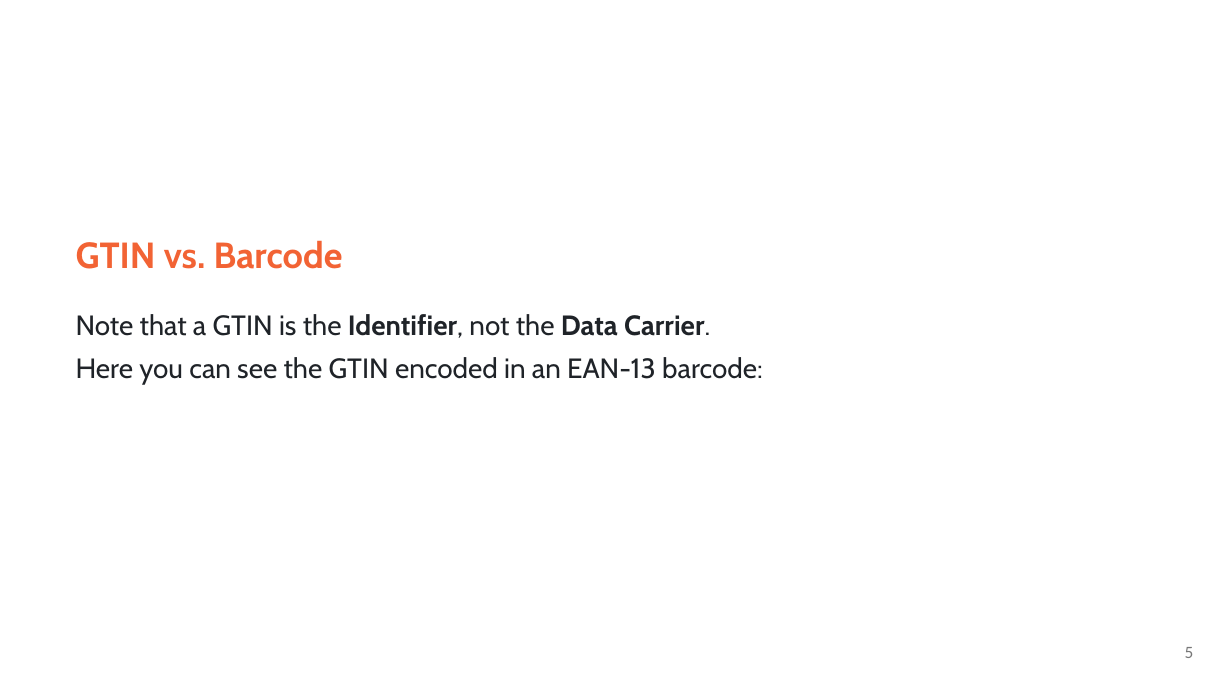
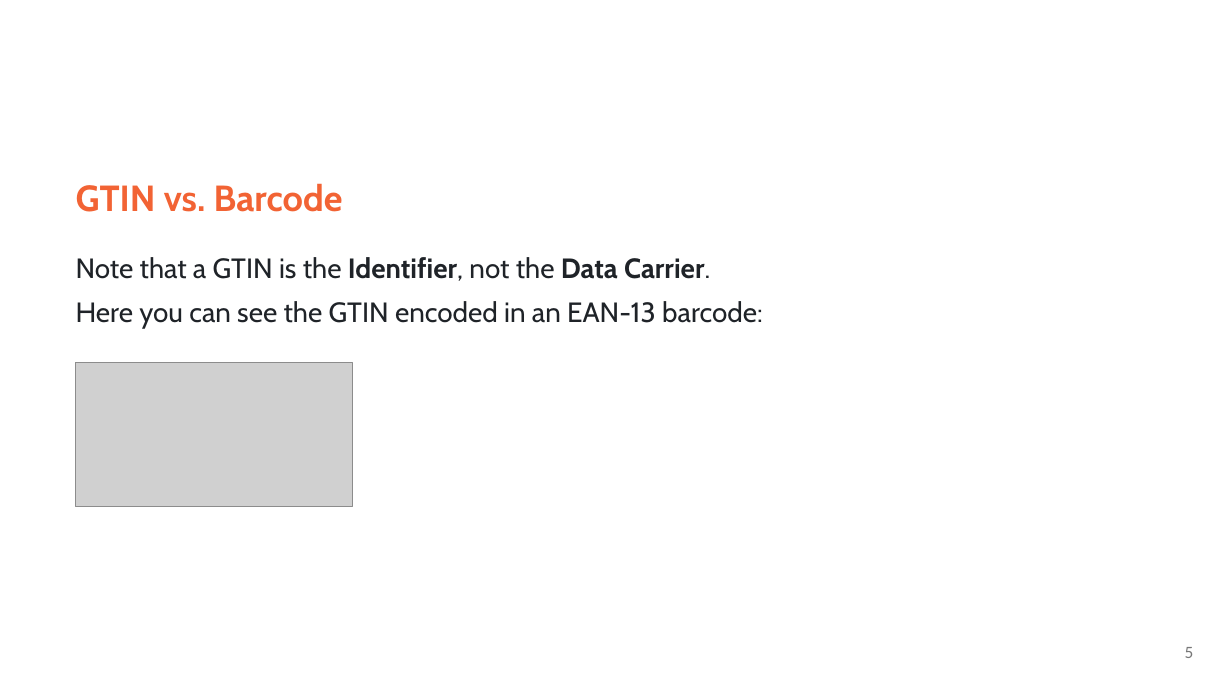
Before and after one commit to RalphTro/STREAMING_LeaningContentExperiments, a slide deck: slide 5 of autoCreatedFiles/01_GTIN_en.pptx. Drawn at 1232x693 pixels with LibreOffice and Linux fonts; fonts in the diff are those of the drawing; grey boxes stand for pictures. Boxes give left, top, right and bottom in pixels: in the first picture for what was removed or moved away, otherwise in the second. Text is boxed around its words. In the diff, an @@ line names an element or a change of style, - is before the commit and + after.

```diff
--- a/autoCreatedFiles/01_GTIN_en.pptx
+++ b/autoCreatedFiles/01_GTIN_en.pptx
@@ text "GTIN vs. Barcode": place and size @@
-text "GTIN vs. Barcode" at (76,240,343,269)
+text "GTIN vs. Barcode" at (76,183,343,212)
@@ text "Note that a GTIN is ...": place and size @@
-text "Note that a GTIN is ..." at (76,314,763,385)
+text "Note that a GTIN is ..." at (76,257,763,328)
@@ picture added at (76,362,353,506) @@
```
Also in this commit, not shown: 2 other slides changed, 1 other file.
